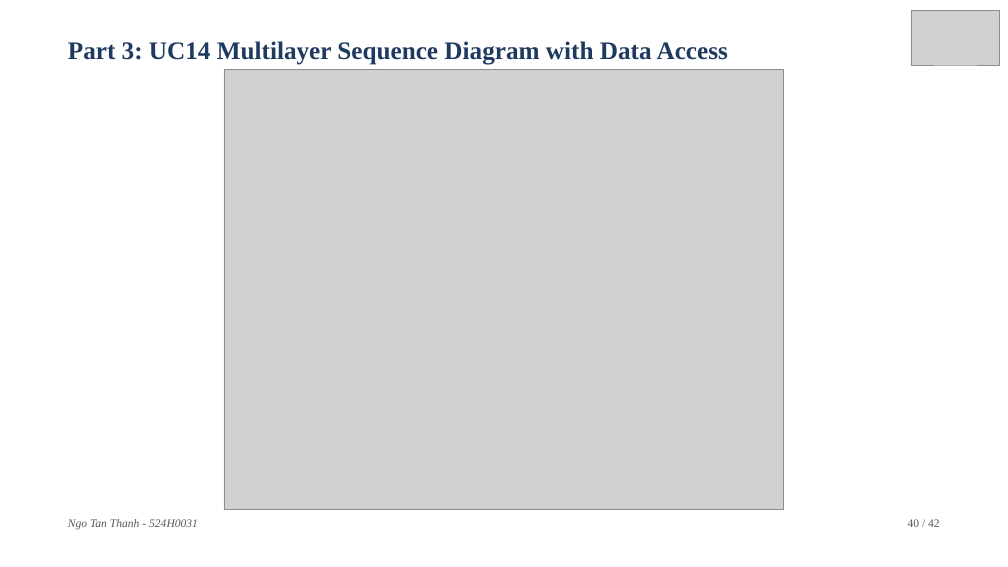
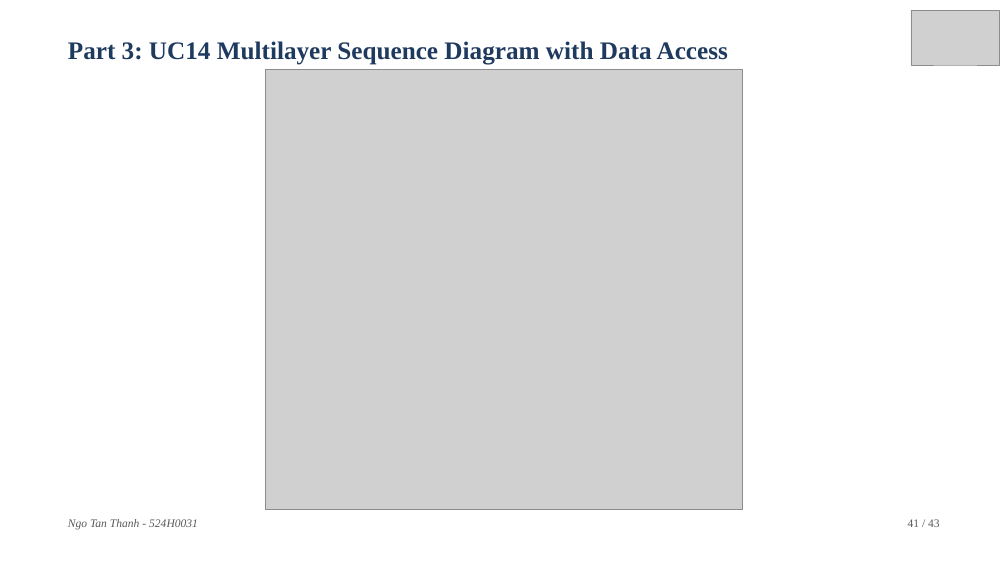
Before and after one commit to DoQuocTrung06/SaigonBite-RAD-TeamF10, a slide deck: slide 41 of Part_3/TeamF10_Presentation_for_SaigonBite.pptx (slide 40 before the commit). Drawn at 1008x567 pixels with LibreOffice and Linux fonts; fonts in the diff are those of the drawing; grey boxes stand for pictures. Boxes give left, top, right and bottom in pixels: in the first picture for what was removed or moved away, otherwise in the second. Text is boxed around its words. In the diff, an @@ line names an element or a change of style, - is before the commit and + after.

```diff
--- a/Part_3/TeamF10_Presentation_for_SaigonBite.pptx
+++ b/Part_3/TeamF10_Presentation_for_SaigonBite.pptx
@@ picture: place and size @@
-picture at (224,70,784,510)
+picture at (265,70,742,510)
@@ text at (908,519,940,527): text changed @@
-40 / 42
+41 / 43
```
Also in this commit, not shown: 41 other slides changed, 1 slide added, 19 other files.
